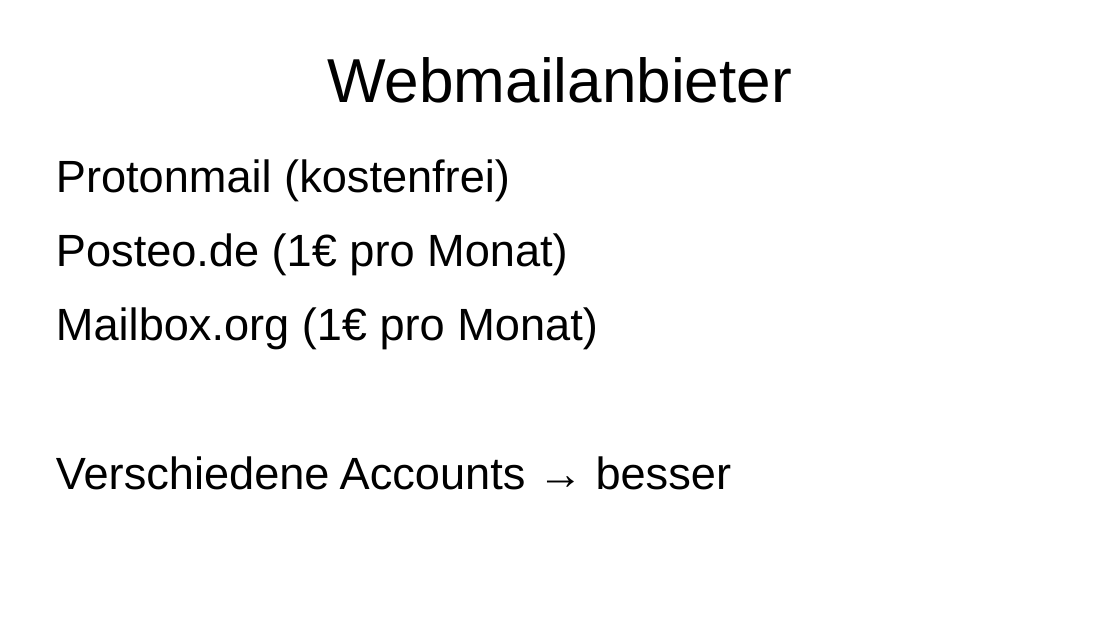
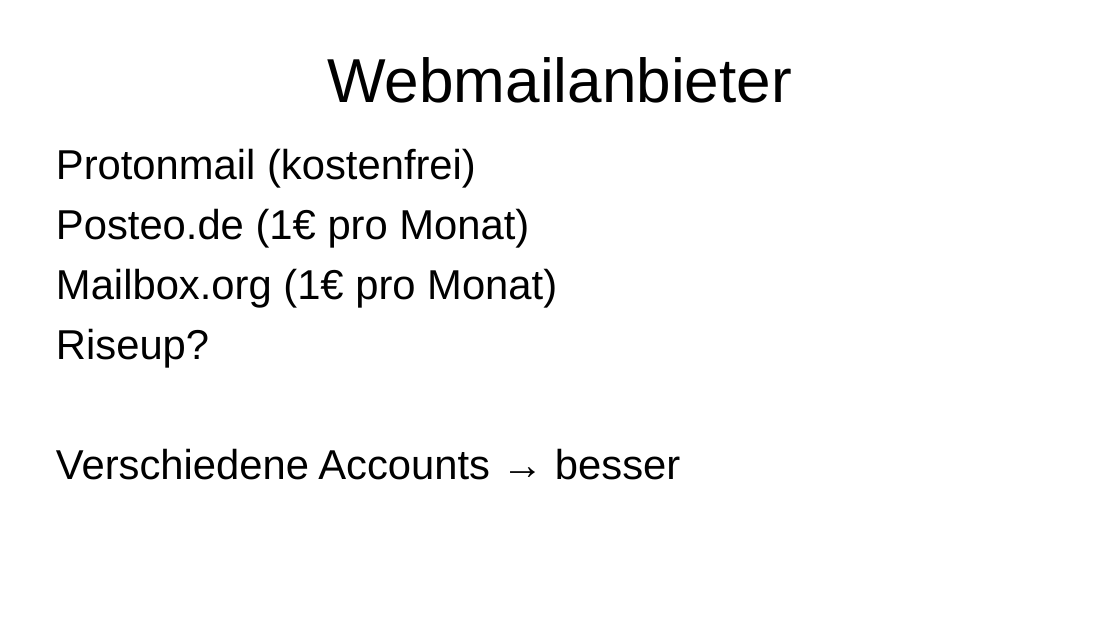
Before and after one commit to binary-bugs/mailVerschluesselung, a slide deck: slide 11 of präsi e-mail verschlüsselung.odp (slide 10 before the commit). Drawn at 1120x630 pixels with LibreOffice and Linux fonts; fonts in the diff are those of the drawing. Boxes give left, top, right and bottom in pixels: in the first picture for what was removed or moved away, otherwise in the second. Text is boxed around its words. In the diff, an @@ line names an element or a change of style, - is before the commit and + after.

```diff
--- a/präsi e-mail verschlüsselung.odp
+++ b/präsi e-mail verschlüsselung.odp
@@ text at [56,148,680,480]: size 32 to 29.6 pt; line spacing 1 to 0.8 @@
@@ text at [56,328,209,368]: paragraph added @@
+Riseup?
```
Also in this commit, not shown: 2 other slides changed, 1 slide added.
